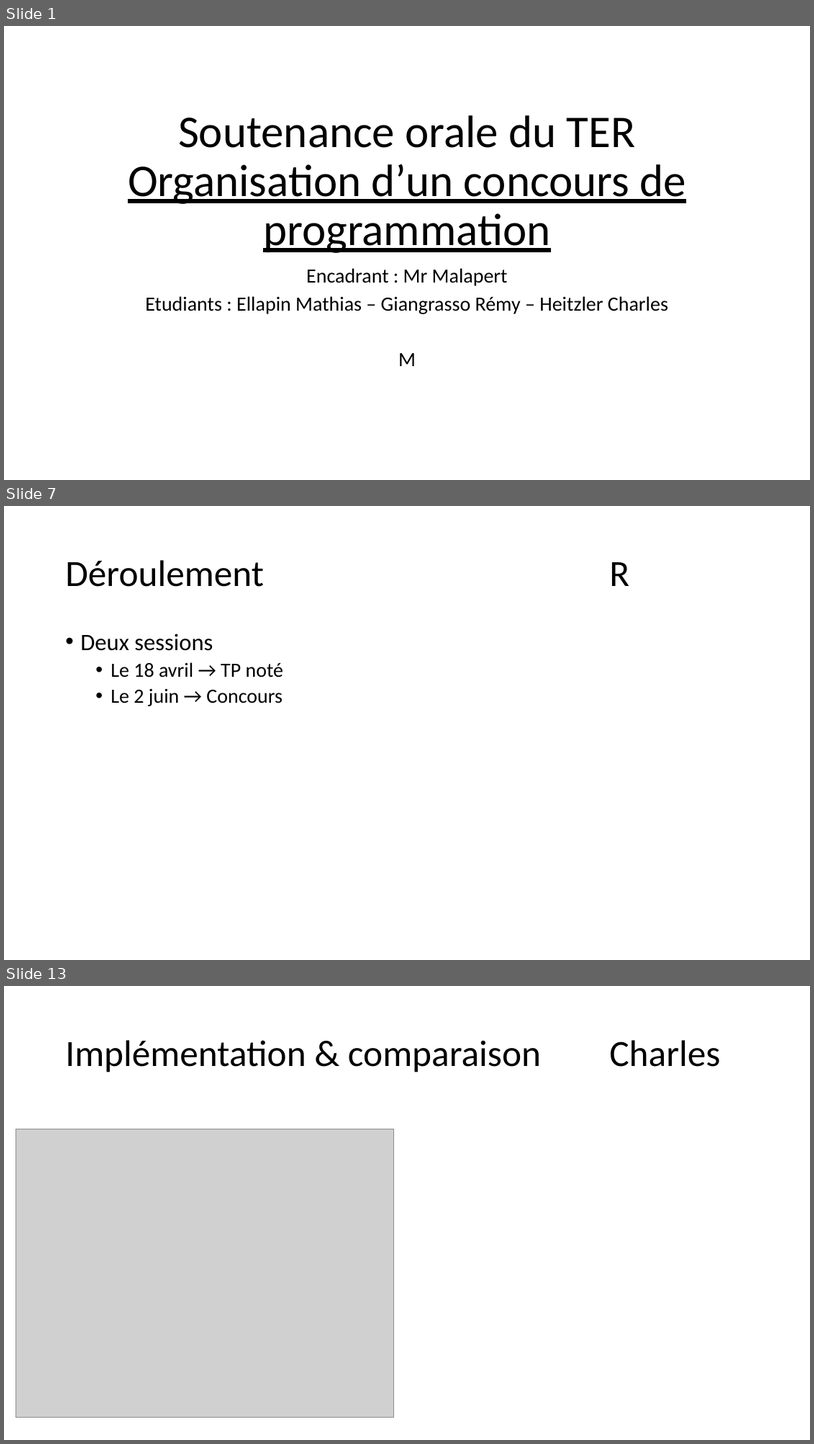
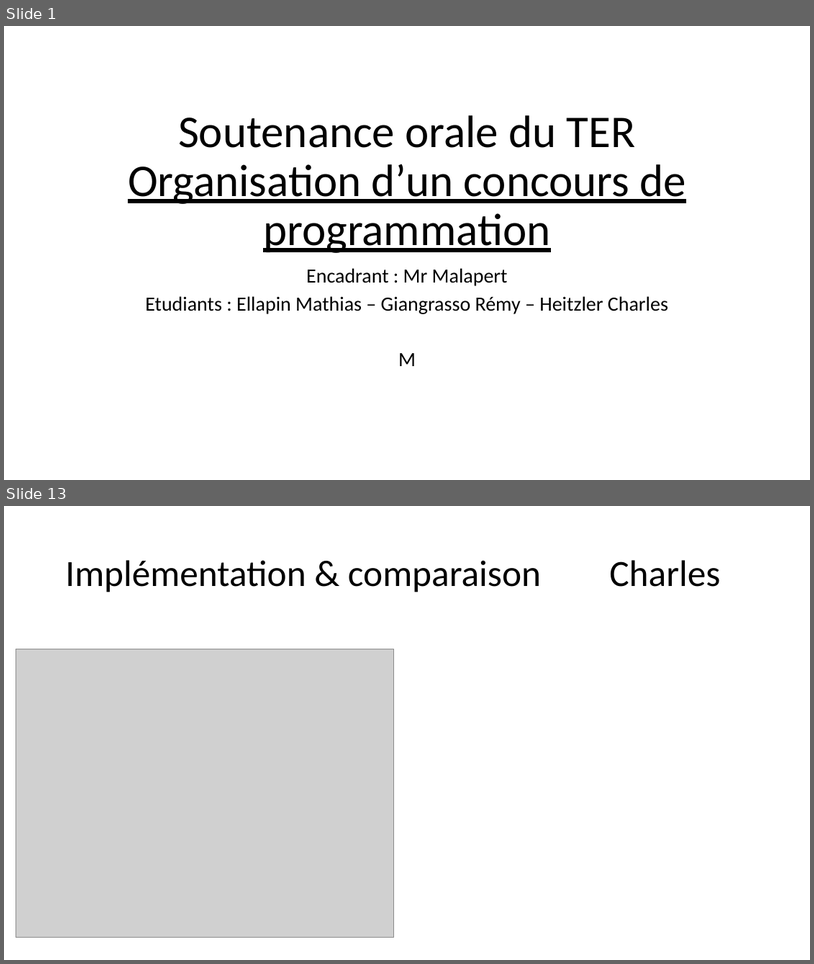
Before and after one commit to GRnice/ConcoursJuin, a slide deck: rapport/presentation.pptx. Shown one above the other, each under a label of ours: slides 1, 7 and 13 before the commit, slides 1 and 13 after it; the slides between them are not shown. The pictures are 814x1444 and 814x964 pixels, drawn with LibreOffice and Linux fonts; fonts in the diff are those of the drawing; grey boxes stand for pictures. Boxes give left, top, right and bottom in pixels: in the first picture for what was removed or moved away, otherwise in the second. Text is boxed around its words. In the diff, an @@ line names an element or a change of style, - is before the commit and + after.

```diff
--- a/rapport/presentation.pptx
+++ b/rapport/presentation.pptx
@@ slide 7 removed at [4,506,810,960], background #FFFFFF @@
@@ title removed at [65,560,630,587] @@
-Déroulement R
@@ text removed at [80,633,283,706] @@
-• Deux sessions
-  • Le 18 avril → TP noté
-  • Le 2 juin → Concours
```
Also in this commit, not shown: 10 slides changed, 3 slides added, 1 other slide removed.
